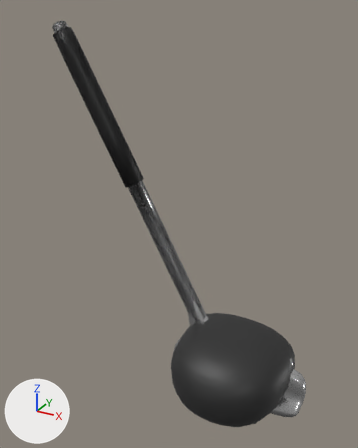
Two versions of the glTF model assets/3d/clubs.glb, one commit apart.
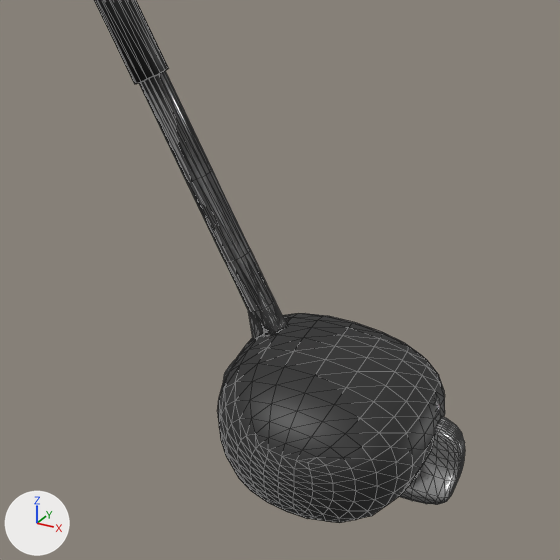
There are two pictures of each version: one whole from a camera (50 mm lens) standing at (4.99, -15.6, 12.65) and looking at (-2.08, -2.75, 6.22), one close up on the part from 14% to 100% of the width and 32% to 100% of the height. Lighting does not change. The marker at lower left points along +X, +Y and +Z. The last two pictures show the newer version. The close-ups show mesh edges as thin lines. Where no turn or scale is listed for an object, it has been applied to the vertices. Vertices at exactly the same position are counted once.

Names of what the first close-up shows: 'driver', 'iron', 'putter'.
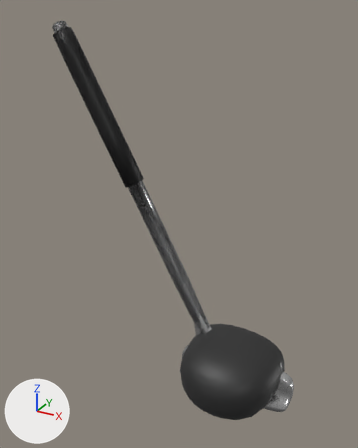
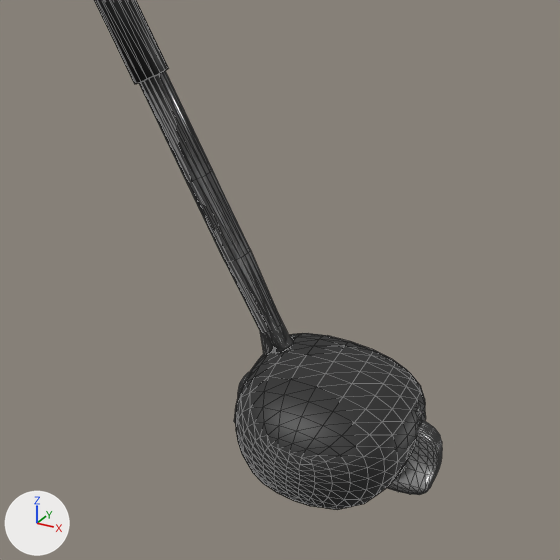
Boxes (x1, y1, x2, y2) around the edits, measured in the close-ups (560 x 560 px; the box of a moved part takes in the faces that stretch with it):
'driver', reshaped
    before: (98, 0, 445, 523)
    after: (98, 0, 426, 510)
'putter', reshaped
    before: (94, 0, 465, 504)
    after: (94, 0, 442, 495)
'iron', reshaped (mostly hidden)
    before: (139, 72, 440, 413)
    after: (139, 72, 421, 418)
part 1 of me_cube_009, moved or reshaped
    before: (217, 258, 445, 523)
    after: (227, 259, 426, 510)
part 2 of me_cube_004, moved or reshaped (mostly hidden)
    before: (225, 253, 440, 413)
    after: (225, 252, 421, 418)
part 3 of me_cube_005, moved or reshaped
    before: (223, 259, 465, 504)
    after: (234, 258, 442, 495)

The change, as a list of edits to the scene's bpy script:
```text
Change me_cube_009:
    used by ob_driver; location = (-6.65, -2.35, 12.0)
    remove me_cube_009.from_pydata(...)  # 574 vertices, 1144 faces; spans x -0.27..8.63, y -2.6..0.95, z -12.17..0.23
    add me_cube_009.from_pydata(...)  # 574 vertices, 1144 faces; spans x -0.27..8.3, y -2.23..0.78, z -12.1..0.23
    me_cube_009 part 1: all 389 vertices in x 4.68..8.63, y -2.6..0.95, z -12.17..-8.96 are scaled about their middle by 0.848, then moved by (-0.02, 0.1, -0.17)
Change me_cube_004:
    used by ob_iron; location = (-6.65, -2.35, 12.0)
    remove me_cube_004.from_pydata(...)  # 627 vertices, 1250 faces; spans x -0.27..8.6, y -0.61..1.43, z -12.08..0.23
    add me_cube_004.from_pydata(...)  # 627 vertices, 1250 faces; spans x -0.27..8.28, y -0.54..1.18, z -12.02..0.23
    me_cube_004 part 2: all 442 vertices in x 4.75..8.6, y -0.61..1.43, z -12.08..-8.96 are scaled about their middle by 0.848, then moved by (-0.03, -0.09, -0.18)
Change me_cube_005:
    used by ob_putter; location = (-6.65, -2.35, 12.0)
    remove me_cube_005.from_pydata(...)  # 1039 vertices, 2074 faces; spans x -0.27..9.11, y -0.67..0.34, z -12.01..0.23
    add me_cube_005.from_pydata(...)  # 1039 vertices, 2074 faces; spans x -0.27..8.71, y -0.6..0.34, z -11.97..0.23
    me_cube_005 part 3: all 854 vertices in x 4.2..9.11, y -0.67..0.29, z -12.01..-8.68 are scaled about their middle by 0.848, then moved by (-0.02, 0.0, -0.21)
```
